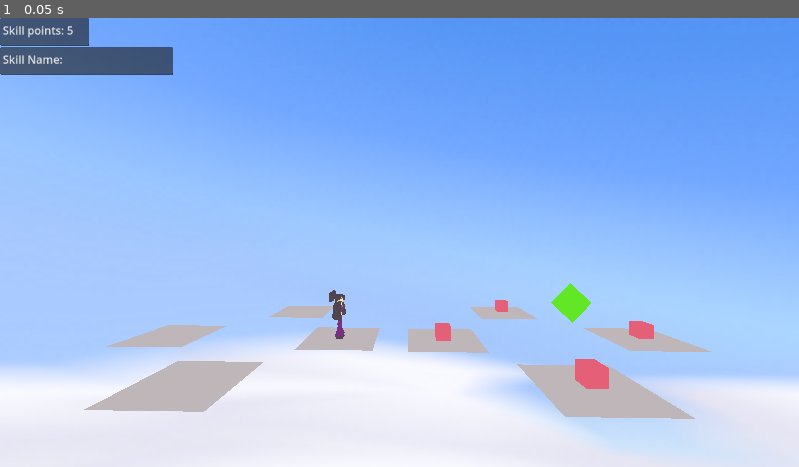
Above: before the commit, frame 1.
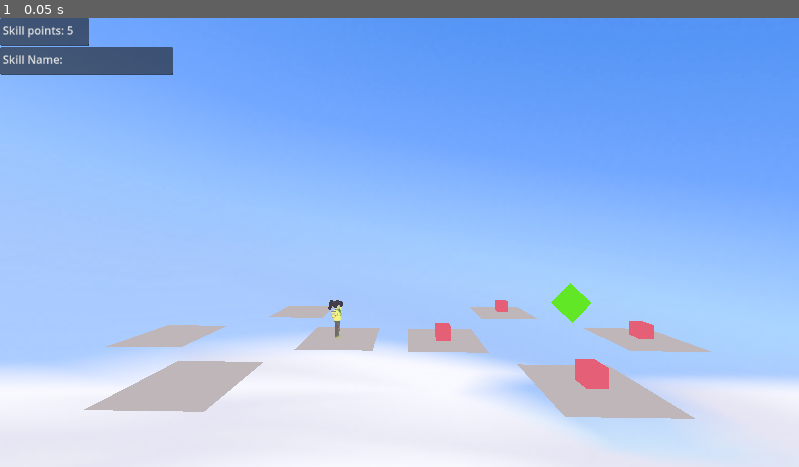
Above: after the commit, the same moment.

Repository: SteeRevo/ClassRPG
Game: Godot game, scene res://BattleScene/BattleScene.tscn
Two runs of this game, one before a commit and one after it. Both use one fixed random seed, a clock stepped at 60 frames per second and the inputs below.
Inputs:
- Up to frame 1 (0.05 s): no input

The runs differ from the first frame. In frame 1, 0.1% of the frame differs, in the area x 41-44%, y 60-72%.

Commit message:
added new 3d models for 3 main characters

Diff:
--- a/ClassRPG/BattleScene/BattleScene.tscn
+++ b/ClassRPG/BattleScene/BattleScene.tscn
@@ -2,7 +2,6 @@
 
 [ext_resource type="Texture2D" uid="uid://cpbb0i36uhgbq" path="res://KxPFmfhg.png" id="1_ybyfs"]
 [ext_resource type="Script" path="res://BattleScene/Battleground.gd" id="2_4fejy"]
-[ext_resource type="PackedScene" uid="uid://bbtxybi7piyml" path="res://Unit/Sam/sam_inherited.tscn" id="2_mtwt7"]
 [ext_resource type="Script" path="res://BattleScene/PlayerTurn.gd" id="3_cretm"]
 [ext_resource type="Script" path="res://Unit/Unit.gd" id="3_kjm3n"]
 [ext_resource type="Script" path="res://BattleScene/EnemyTurn.gd" id="4_dhb6o"]
@@ -16,6 +15,7 @@
 [ext_resource type="Script" path="res://BattleScene/States/TurnDecide/ChooseTurn.gd" id="8_02rmb"]
 [ext_resource type="Script" path="res://BattleScene/SkillInputs.gd" id="9_icg8r"]
 [ext_resource type="Script" path="res://BattleScene/Sam.gd" id="10_rubd4"]
+[ext_resource type="PackedScene" uid="uid://0y6oqe54mv1b" path="res://Sam2.glb" id="11_oesrx"]
 [ext_resource type="Script" path="res://BattleScene/MainBattleCamera.gd" id="18_bhi3k"]
 
 [sub_resource type="PanoramaSkyMaterial" id="PanoramaSkyMaterial_0blkr"]
@@ -191,46 +191,14 @@
 defense = 5
 speed = 10
 
-[node name="Sam" parent="BattleManager/PlayerUnits/Sam" instance=ExtResource("2_mtwt7")]
-
-[node name="root" parent="BattleManager/PlayerUnits/Sam/Sam/Node2" index="0"]
-transform = Transform3D(1, 0, 0, 0, 1, 0, 0, 0, 1, 0, 0, 0)
-
-[node name="Head" parent="BattleManager/PlayerUnits/Sam/Sam/Node2/root" index="0"]
-transform = Transform3D(1, 0, 0, 0, 0.953717, -0.300705, 0, 0.300705, 0.953717, 0.0625, 3.76442, 0.375)
-
-[node name="Body" parent="BattleManager/PlayerUnits/Sam/Sam/Node2/root" index="1"]
-transform = Transform3D(1, 0, 0, 0, 0.991445, -0.130526, 0, 0.130526, 0.991445, 0, 0, 0)
-
-[node name="LeftArm" parent="BattleManager/PlayerUnits/Sam/Sam/Node2/root" index="2"]
-transform = Transform3D(0.896236, 0.391676, -0.208209, -0.287015, 0.869936, 0.401039, 0.338206, -0.299666, 0.892086, 0, 2.82692, 0)
-
-[node name="forearm2" parent="BattleManager/PlayerUnits/Sam/Sam/Node2/root/LeftArm" index="2"]
-transform = Transform3D(0.866026, 0.5, 0, -0.5, 0.866026, 0, 0, 0, 1, 1.625, -1.625, 0)
-
-[node name="RightArm" parent="BattleManager/PlayerUnits/Sam/Sam/Node2/root" index="3"]
-transform = Transform3D(0.98509, 0.012888, -0.171559, -0.0563536, 0.966349, -0.250988, 0.162551, 0.256913, 0.952667, 0.1875, 2.82692, 0)
-
-[node name="forearm22" parent="BattleManager/PlayerUnits/Sam/Sam/Node2/root/RightArm" index="2"]
-transform = Transform3D(0.946429, -0.181113, 0.267337, -0.161448, 0.451588, 0.877498, -0.279652, -0.873651, 0.398156, -1.3125, -1.76442, 0)
-
-[node name="RightLeg" parent="BattleManager/PlayerUnits/Sam/Sam/Node2/root" index="4"]
-transform = Transform3D(0.999048, 0.0436195, -8.61474e-09, -0.0429567, 0.983871, -0.173648, -0.00757442, 0.173483, 0.984808, -0.4375, 0.139423, 0)
-
-[node name="lowerleg2" parent="BattleManager/PlayerUnits/Sam/Sam/Node2/root/RightLeg" index="1"]
-transform = Transform3D(0.851651, -0.397131, -0.342021, 0.21101, 0.857158, -0.469846, 0.479756, 0.327975, 0.813798, -0.0598214, -2.33161, -0.677745)
-
-[node name="LeftLeg" parent="BattleManager/PlayerUnits/Sam/Sam/Node2/root" index="5"]
-transform = Transform3D(1, 0, 0, 0, 0.999048, -0.0436194, 0, 0.0436194, 0.999048, 0.375, 0.139423, 0)
-
-[node name="lowerleg" parent="BattleManager/PlayerUnits/Sam/Sam/Node2/root/LeftLeg" index="1"]
-transform = Transform3D(1, 0, 0, 0, 0.996195, 0.0871558, 0, -0.0871558, 0.996195, 0.122321, -2.58161, -0.302745)
-
-[node name="Weapon" parent="BattleManager/PlayerUnits/Sam/Sam/Node2/root" index="6"]
-transform = Transform3D(1, 0, 0, 0, -0.887011, -0.461749, 0, 0.461749, -0.887011, -1.1875, -0.125, 1.5)
-
-[node name="cape2" parent="BattleManager/PlayerUnits/Sam/Sam/Node2/root" index="7"]
-transform = Transform3D(1, 0, 0, 0, 1, 0, 0, 0, 1, -2.9375, 3.75, 0)
+[node name="Sam2" parent="BattleManager/PlayerUnits/Sam" instance=ExtResource("11_oesrx")]
+transform = Transform3D(0.827607, 0, 0, 0, 0.827607, 0, 0, 0, 0.827607, 0.23997, -6.91514, -0.344543)
+
+[node name="metarig" parent="BattleManager/PlayerUnits/Sam/Sam2" index="1"]
+transform = Transform3D(1, 0, 0, 0, 1, 0, 0, 0, 1, -6.38745, 2.58223, -0.530669)
+
+[node name="Skeleton3D" parent="BattleManager/PlayerUnits/Sam/Sam2/metarig" index="0"]
+bones/0/position = Vector3(6.54959, 3.66088, -0.338561)
 
 [node name="Battlegrounds" type="Node" parent="BattleManager"]
 
@@ -414,9 +382,8 @@
 curve = SubResource("Curve3D_usonh")
 
 [node name="PathFollow3D" type="PathFollow3D" parent="CameraPaths/Path3D"]
-transform = Transform3D(0.755399, -0.000426635, 0.655257, 1.45518e-11, 0.999998, 0.000651092, -0.655254, -0.000491838, 0.755401, 1.82761, -1.14619, -7.71914)
+transform = Transform3D(0.755399, -0.000426634, 0.655257, 1.45518e-11, 0.999998, 0.000651092, -0.655254, -0.000491838, 0.755401, 1.82761, -1.14619, -7.71914)
 
 [connection signal="rotate_finished" from="BattleManager/PlayerUnits/Sam" to="BattleManager" method="_on_unit_rotate_finished"]
-[connection signal="animation_finished" from="BattleManager/PlayerUnits/Sam/Sam/AnimationPlayer" to="BattleManager/PlayerUnits/Sam" method="_on_animation_player_animation_finished"]
-
-[editable path="BattleManager/PlayerUnits/Sam/Sam"]
+
+[editable path="BattleManager/PlayerUnits/Sam/Sam2"]
--- a/ClassRPG/BattleScene/Sam.gd
+++ b/ClassRPG/BattleScene/Sam.gd
@@ -3,12 +3,17 @@
 var skillList = []
 var active_skills = []
 
+
+@onready var starting
 @onready var ap = $Sam/AnimationPlayer
 
 signal anim_finished
 
+
 # Called when the node enters the scene tree for the first time.
 func _ready():
+
+	startingBG = 1
 
 	var skill = Skill.new()
 	skill.skillname = "Rabbit: Bounce"
@@ -106,10 +111,10 @@
 
 
 func play_idle():
-	$Sam/AnimationPlayer.play("idle")
+	pass#$Sam/AnimationPlayer.play("idle")
 
 func play_attack():
-	$Sam/AnimationPlayer.play("attack")
+	pass#$Sam/AnimationPlayer.play("attack")
 
 func set_skill_active(name):
 	for skill in skillList:
Binary file added: ClassRPG/BB.glb
Not shown, added: ClassRPG/BB.glb.import
Binary file added: ClassRPG/BB_bb_tex.png
Not shown, added: ClassRPG/BB_bb_tex.png.import
Binary file added: ClassRPG/Sam2.glb
Not shown, added: ClassRPG/Sam2.glb.import
Binary file added: ClassRPG/Sam2_Sam2_texture.png
Not shown, added: ClassRPG/Sam2_Sam2_texture.png.import
Binary file added: ClassRPG/Sophia.glb
Not shown, added: ClassRPG/Sophia.glb.import
Binary file added: ClassRPG/Sophia_tex_char.png
Not shown, added: ClassRPG/Sophia_tex_char.png.import
(and 2 more such lines)
